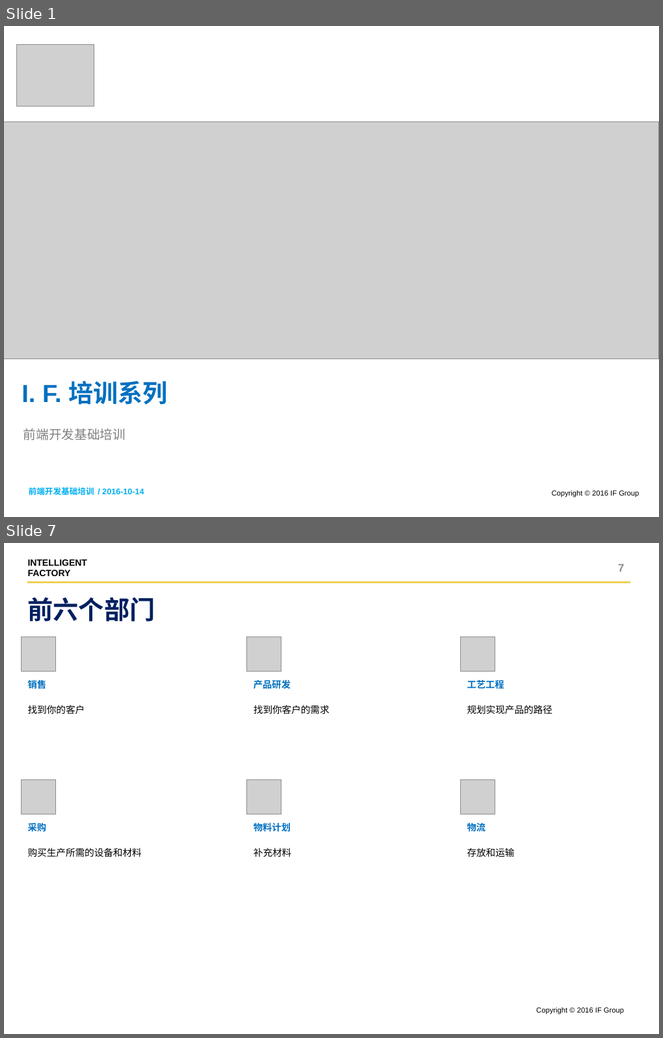
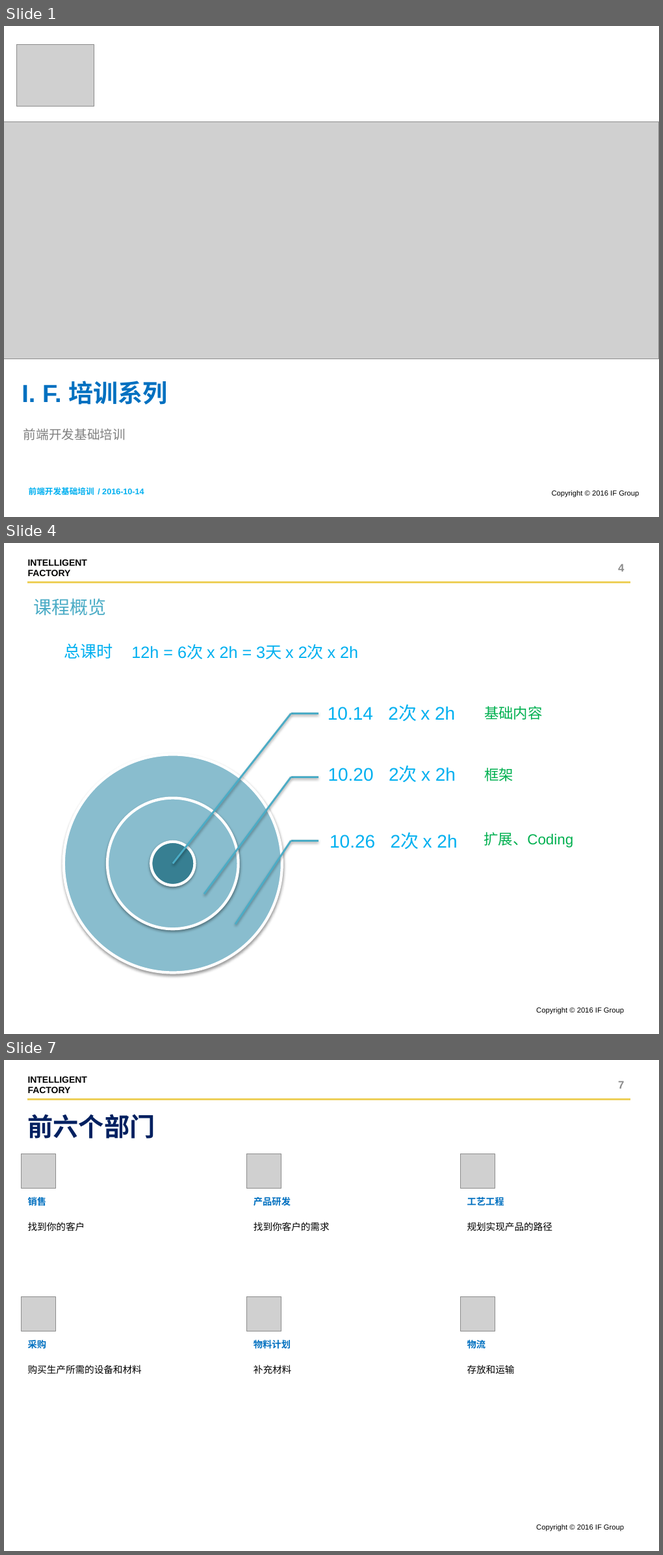
Before and after one commit to shentianyi/CompanyCource, a slide deck: CodeMonkey/cs05 UI前端/UI设计.pptx. Shown one above the other, each under a label of ours: slides 1 and 7 before the commit, slides 1, 4 and 7 after it; the slides between them are not shown. The pictures are 663x1038 and 663x1555 pixels, drawn with LibreOffice and Linux fonts; fonts in the diff are those of the drawing; grey boxes stand for pictures. Boxes give left, top, right and bottom in pixels: in the first picture for what was removed or moved away, otherwise in the second. Text is boxed around its words. In the diff, an @@ line names an element or a change of style, - is before the commit and + after.

```diff
--- a/CodeMonkey/cs05 UI前端/UI设计.pptx
+++ b/CodeMonkey/cs05 UI前端/UI设计.pptx
@@ slide 4 added at (4, 543, 659, 1034), background #FFFFFF; not listed: 3 template elements that a slide beside it also shows @@
@@ page number added at (618, 564, 624, 572), 12 pt, text #8C8C8C, bold @@
+4
@@ text added at (34, 598, 107, 615), 20 pt, text #4BACC6 @@
+课程概览
@@ text added at (64, 644, 114, 659), 18 pt, text #00B0F0 @@
+总课时
@@ text added at (131, 645, 358, 659), 18 pt, text #00B0F0 @@
+12h = 6次 x 2h = 3天 x 2次 x 2h
@@ text added at (484, 706, 542, 720), 16 pt, text #00B050 @@
+基础内容
@@ text added at (484, 768, 514, 782), 16 pt, text #00B050 @@
+框架
@@ text added at (484, 832, 573, 848), 16 pt, text #00B050 @@
+扩展、Coding
@@ group added at (64, 705, 457, 973): 6 lines, 3 ellipses, 3 texts @@
+10.14 2次 x 2h
+10.20 2次 x 2h
+10.26 2次 x 2h
```
Also in this commit, not shown: 4 slides changed, 1 slide removed, 1 other file.
